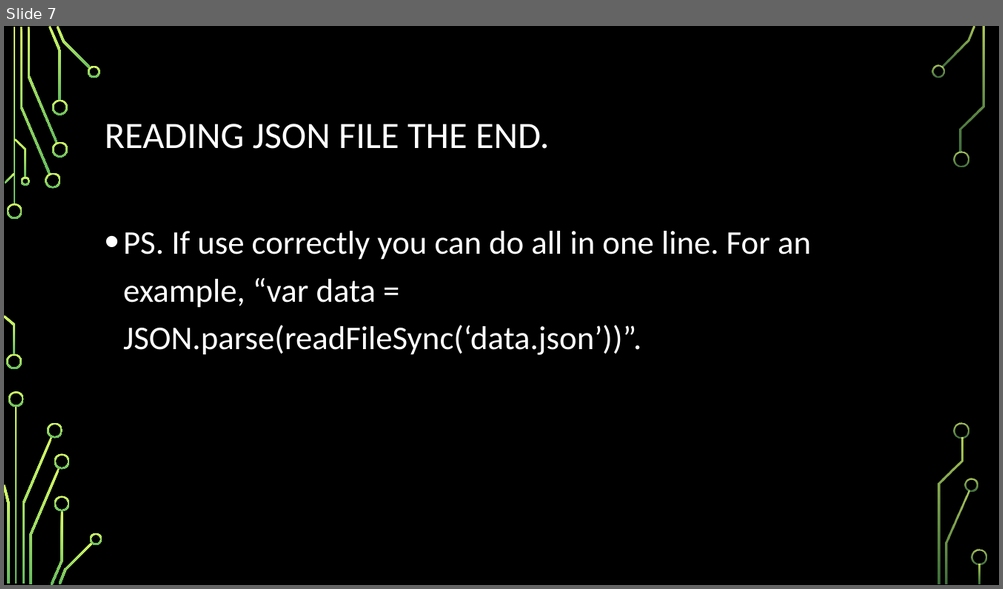
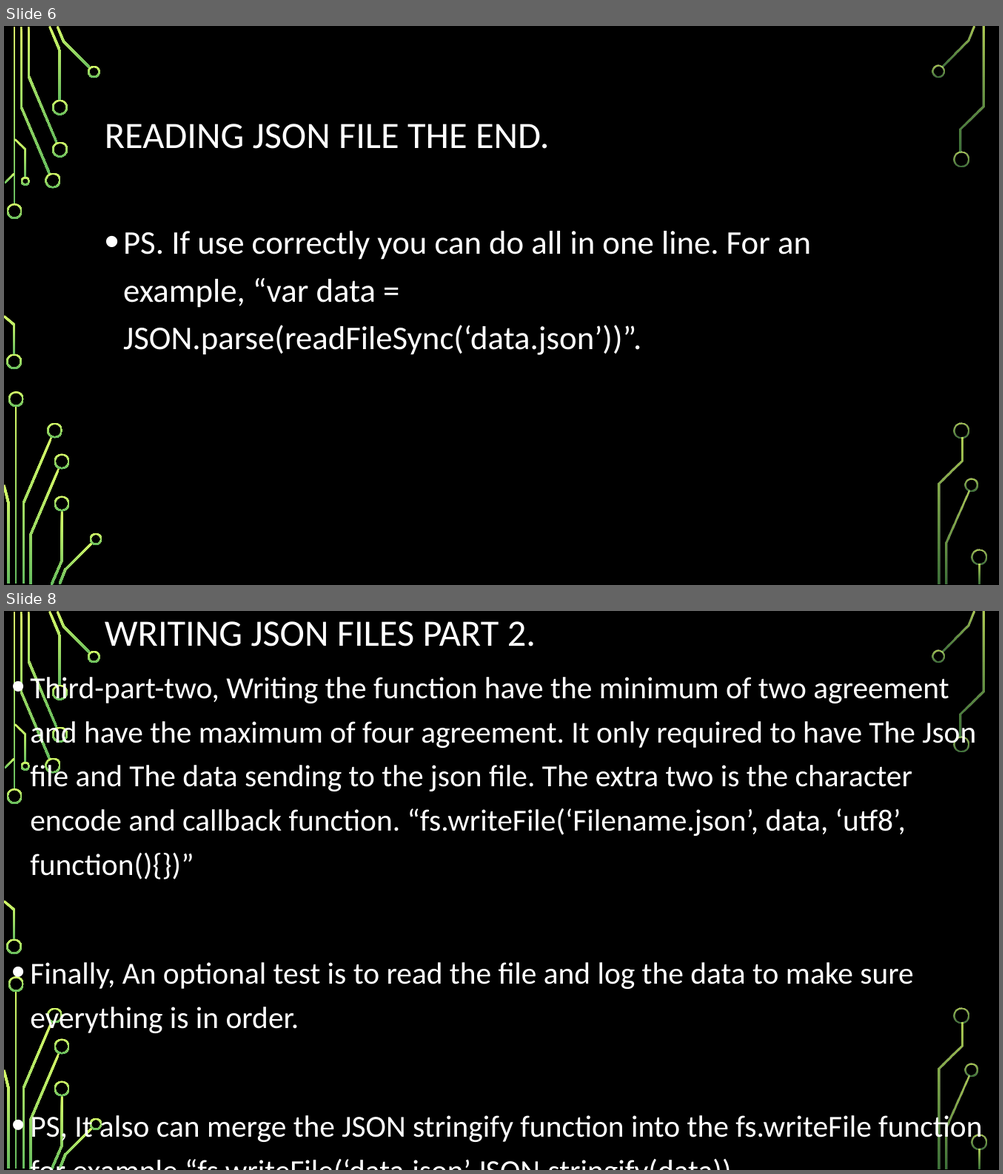
Before and after one commit to csmith1188/docpacs2122, a slide deck: docpac_mar18/JasonLara/WORKING WITH JSON FILES.pptx. Shown one above the other, each under a label of ours: slide 7 before the commit, slides 6 and 8 after it; the slides between them are not shown. The pictures are 1003x589 and 1003x1174 pixels, drawn with LibreOffice and Linux fonts; fonts in the diff are those of the drawing; background and template pictures are left out. Boxes give left, top, right and bottom in pixels: in the first picture for what was removed or moved away, otherwise in the second. Text is boxed around its words. In the diff, an @@ line names an element or a change of style, - is before the commit and + after.

```diff
--- a/docpac_mar18/JasonLara/WORKING WITH JSON FILES.pptx
+++ b/docpac_mar18/JasonLara/WORKING WITH JSON FILES.pptx
@@ slide 8 added at (4, 611, 999, 1170), background picture (left out); not listed: 36 template elements that a slide beside it also shows @@
@@ title added at (105, 621, 535, 647), 36 pt, text #FFFFFF @@
+WRITING JSON FILES PART 2.
@@ text added at (30, 673, 982, 1145), 29.6 pt, text #FFFFFF @@
+• Third-part-two, Writing the function have the minimum of two agreement and have the maximum of four agreement. It only required to have The Json file and The data sending to the json file. The extra two is the character encode and callback function. “fs.writeFile(‘Filename.json’, data, ‘utf8’, function(){})”
+• Finally, An optional test is to read the file and log the data to make sure everything is in order.
+• PS, It also can merge the JSON stringify function into the fs.writeFile function for example “fs.writeFile(‘data.json’,JSON.stringify(data))
@@ what was slide 7 is now slide 6 @@
```
Also in this commit, not shown: 2 slides changed, 1 slide removed.
